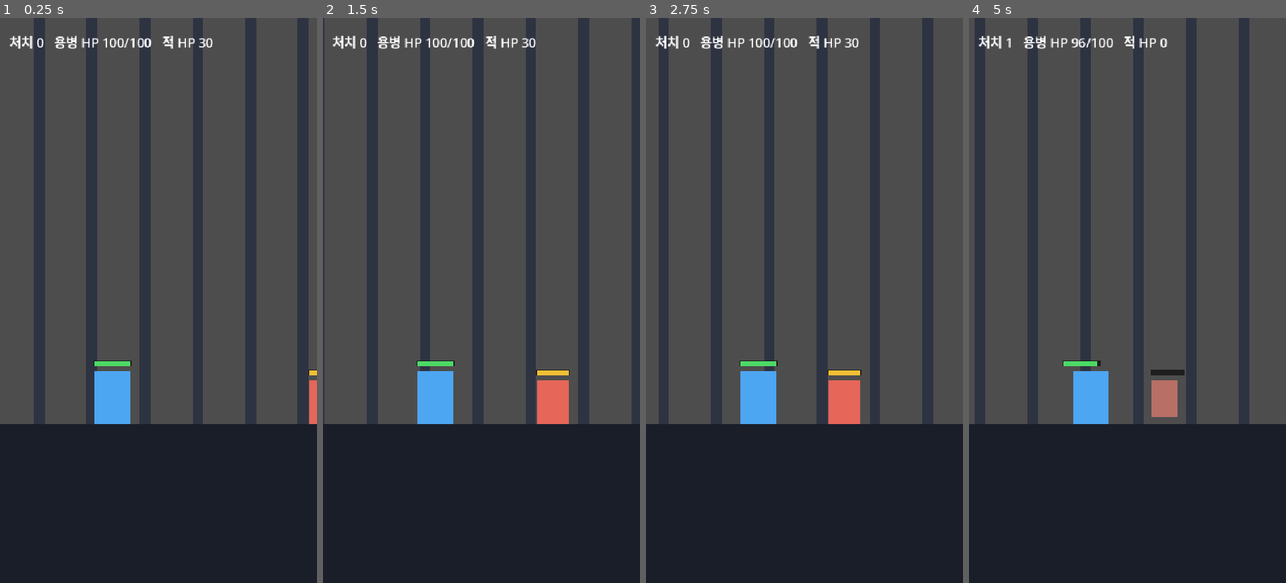
Above: before the commit, frames 1-4 (left to right).
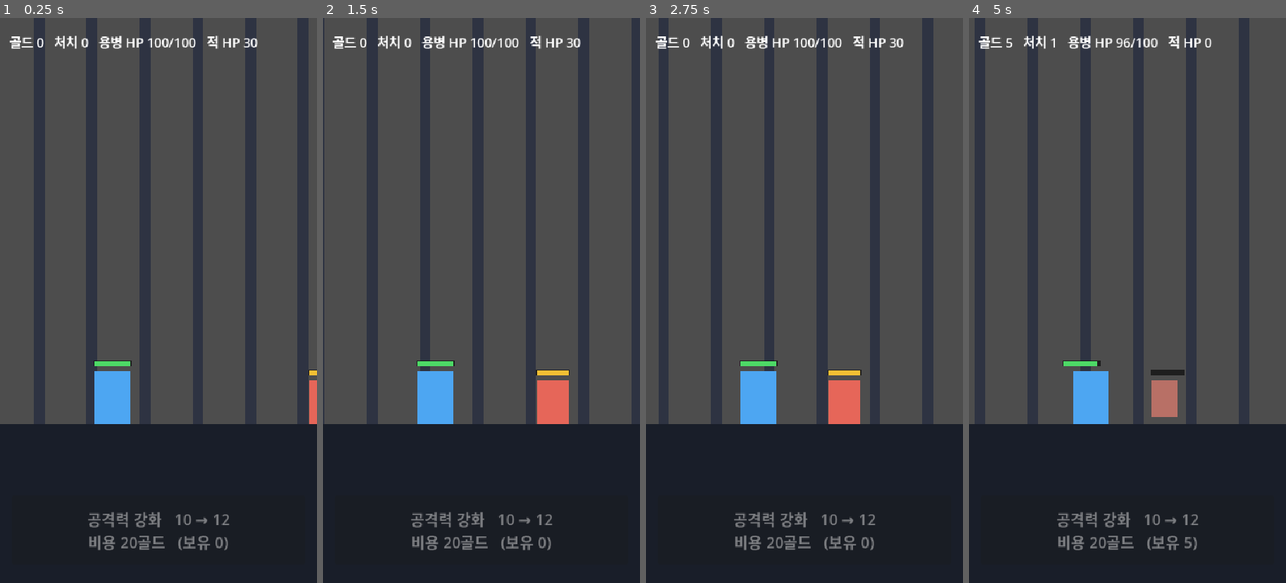
Above: after the commit, the same moments.

Repository: BN8624/unknown
Game: Godot game, scene res://Battle.tscn
Same seed, same stepped clock (60 frames per second), same inputs: the game is played once before the commit and once after it.
Inputs:
- Up to frame 1 (0.25 s): no input
- Up to frame 2 (1.5 s): no input
- Up to frame 3 (2.75 s): no input
- Up to frame 4 (5 s): tap Enter at 2.75 s

The runs differ from the first frame. In frame 1, 1.7% of the frame differs, in the area x 2-82%, y 3-95%; in frame 2, 1.7%; in frame 3, 1.7%; in frame 4, 1.7%.

Commit message:
feat: TASK_002 골드 강화 성장 루프 구현
적 처치 시 골드 +5, 공격력 강화 버튼(첫 비용 20, +2, 다음 ×1.4),
공격력/비용 표시. 강화로 처치 타격 수 감소. 진행 문서 갱신.

Co-Authored-By: Claude Opus 4.8 <noreply@anthropic.com>

Diff:
--- a/Battle.gd
+++ b/Battle.gd
@@ -16,6 +16,12 @@
 const RESPAWN_DELAY := 0.7            # 적 처치 후 다음 적까지 대기(초)
 const MERC_DEATH_DELAY := 1.0        # 용병 사망 후 재시작 대기(초)
 
+# ── 성장: 골드와 공격력 강화 (TASK_002) ──────────────────────────
+const GOLD_PER_KILL := 5
+const ATK_UPGRADE_AMOUNT := 2        # 강화 1회당 공격력 증가
+const ATK_UPGRADE_BASE_COST := 20    # 첫 강화 비용
+const ATK_COST_MULTIPLIER := 1.4     # 다음 비용 = 직전 비용 × 1.4
+
 # ── 화면/배치 기준 ────────────────────────────────────────────────
 const SCREEN := Vector2(540, 960)
 const MERC_X := 162.0            # 화면 왼쪽 약 30% 지점
@@ -38,11 +44,19 @@
 
 var status_label: Label
 
+# 성장 상태
+var gold := 0
+var atk_upgrade_cost := ATK_UPGRADE_BASE_COST
+var upgrade_button: Button
+var current_enemy_hits := 0   # 현재 적에게 용병이 가한 타격 수
+var first_hits := 0           # 검증용: 첫 적 처치에 든 타격 수
+
 
 func _ready() -> void:
 	verify_mode = "--verify" in OS.get_cmdline_user_args()
 	_build_background()
 	_build_status_label()
+	_build_upgrade_ui()
 	_build_merc()
 	_spawn_enemy()
 	if verify_mode:
@@ -52,6 +66,8 @@
 func _process(delta: float) -> void:
 	if verify_mode:
 		elapsed += delta  # time_scale 적용된 게임 시간(초)
+
+	_update_status()
 
 	if merc.state == DEAD:
 		_update_merc_revive(delta)
@@ -78,8 +94,6 @@
 			_combat(delta)
 		DEAD:
 			pass
-
-	_update_status()
 
 
 # ── 전진/배경 ────────────────────────────────────────────────────
@@ -170,6 +184,7 @@
 		"atk": ENEMY_ATK, "interval": ENEMY_INTERVAL, "atk_timer": 0.0,
 		"state": WALK,
 	}
+	current_enemy_hits = 0
 	_sync_enemy_ui()
 
 
@@ -200,6 +215,8 @@
 func _attack(attacker: Dictionary, target: Dictionary) -> void:
 	# 피해량 = 공격력 (이번 작업은 단순 계산, 무작위 없음)
 	target.hp = max(0, target.hp - attacker.atk)
+	if attacker == merc:
+		current_enemy_hits += 1
 	_update_hp_bar(target)
 	_lunge(attacker)
 	_flash(target)
@@ -207,8 +224,8 @@
 
 func _kill_enemy() -> void:
 	kill_count += 1
-	if verify_mode:
-		print("[VERIFY] kill=", kill_count, " t=%.1f" % elapsed)
+	gold += GOLD_PER_KILL
+	var hits := current_enemy_hits
 	# 사망 연출 후 제거
 	var dying := enemy
 	dying.state = DEAD
@@ -223,10 +240,23 @@
 	respawn_timer = RESPAWN_DELAY
 	merc.state = WALK
 	merc.atk_timer = 0.0
-
-	if verify_mode and kill_count >= 6:
-		print("[VERIFY] PASS kills=", kill_count, " elapsed=%.1f merc_hp=" % elapsed, merc.hp)
+	_update_upgrade_ui()
+
+	if not verify_mode:
+		return
+	# ── 검증: 골드를 모아 강화하면 처치 타격 수가 줄어드는지 확인 ──
+	if first_hits == 0:
+		first_hits = hits
+	print("[VERIFY] kill=%d hits=%d atk=%d gold=%d" % [kill_count, hits, merc.atk, gold])
+	while gold >= atk_upgrade_cost:
+		_do_upgrade()
+		print("[VERIFY] upgrade -> atk=%d cost=%d gold=%d" % [merc.atk, atk_upgrade_cost, gold])
+	if merc.atk > MERC_ATK and hits < first_hits:
+		print("[VERIFY] PASS kills=%d atk=%d hits=%d(<%d)" % [kill_count, merc.atk, hits, first_hits])
 		get_tree().quit(0)
+	if kill_count >= 60:
+		print("[VERIFY] FAIL no speedup kills=%d atk=%d" % [kill_count, merc.atk])
+		get_tree().quit(1)
 
 
 func _kill_merc() -> void:
@@ -295,4 +325,36 @@
 	var enemy_hp := 0
 	if not enemy.is_empty():
 		enemy_hp = enemy.hp
-	status_label.text = "처치 %d   용병 HP %d/%d   적 HP %d" % [kill_count, merc.hp, merc.max_hp, enemy_hp]
+	status_label.text = "골드 %d   처치 %d   용병 HP %d/%d   적 HP %d" % [gold, kill_count, merc.hp, merc.max_hp, enemy_hp]
+
+
+# ── 골드 강화 (TASK_002) ─────────────────────────────────────────
+func _build_upgrade_ui() -> void:
+	upgrade_button = Button.new()
+	upgrade_button.position = Vector2(20, 812)
+	upgrade_button.size = Vector2(500, 116)
+	upgrade_button.add_theme_font_size_override("font_size", 26)
+	upgrade_button.pressed.connect(_on_upgrade_pressed)
+	add_child(upgrade_button)
+	_update_upgrade_ui()
+
+
+func _update_upgrade_ui() -> void:
+	if upgrade_button == null:
+		return
+	var cur_atk: int = merc.atk if not merc.is_empty() else MERC_ATK
+	upgrade_button.text = "공격력 강화   %d → %d\n비용 %d골드   (보유 %d)" % [cur_atk, cur_atk + ATK_UPGRADE_AMOUNT, atk_upgrade_cost, gold]
+	upgrade_button.disabled = gold < atk_upgrade_cost
+
+
+func _on_upgrade_pressed() -> void:
+	if gold < atk_upgrade_cost:
+		return
+	_do_upgrade()
+
+
+func _do_upgrade() -> void:
+	gold -= atk_upgrade_cost
+	merc.atk += ATK_UPGRADE_AMOUNT
+	atk_upgrade_cost = int(round(atk_upgrade_cost * ATK_COST_MULTIPLIER))
+	_update_upgrade_ui()
Not shown, changed: HANDOFF.md
Not shown, changed: checklist.md
Not shown, changed: context-notes.md
